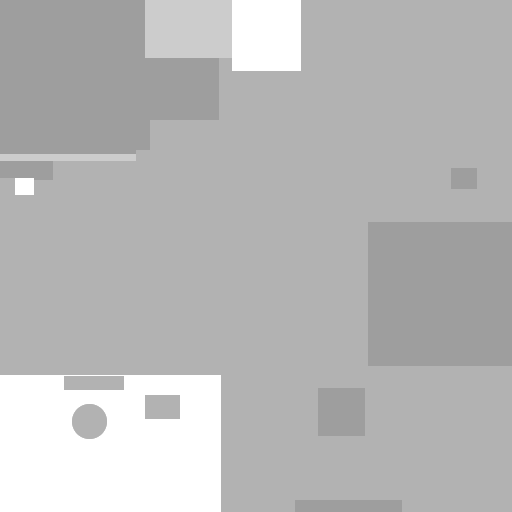
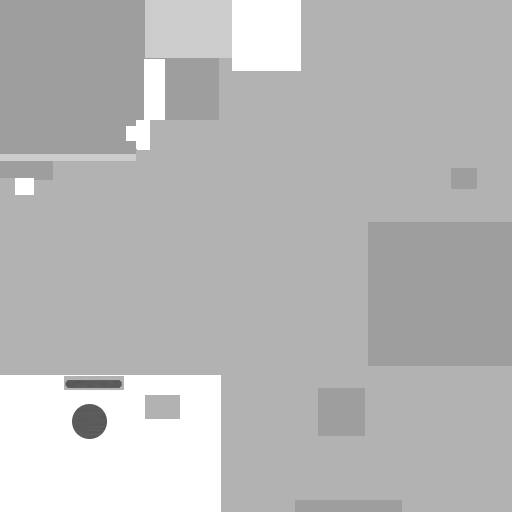
Revision of a layered (512, 512) image; what changed, layer by layer:
painted on "___MET" over [65, 59, 165, 439]
